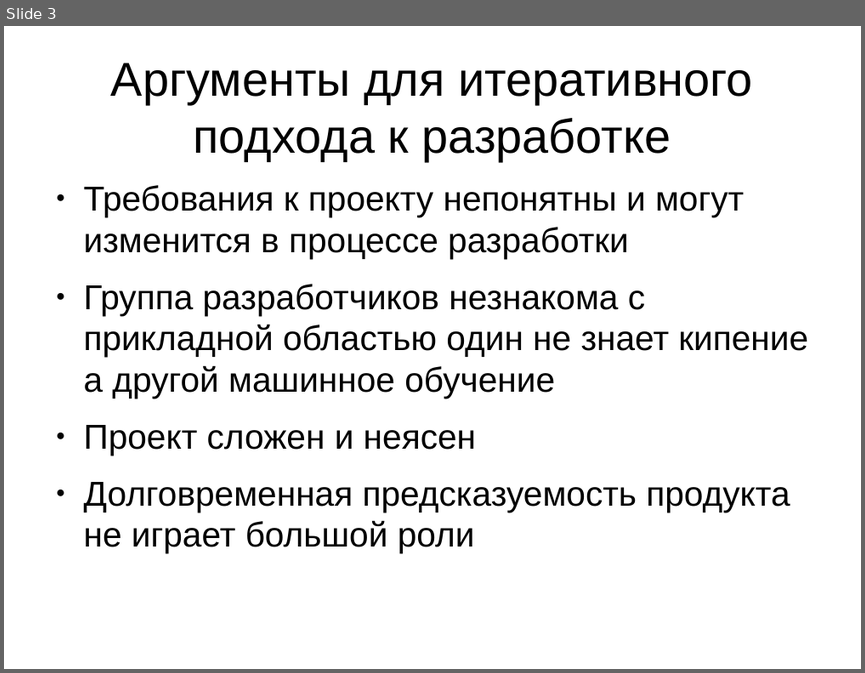
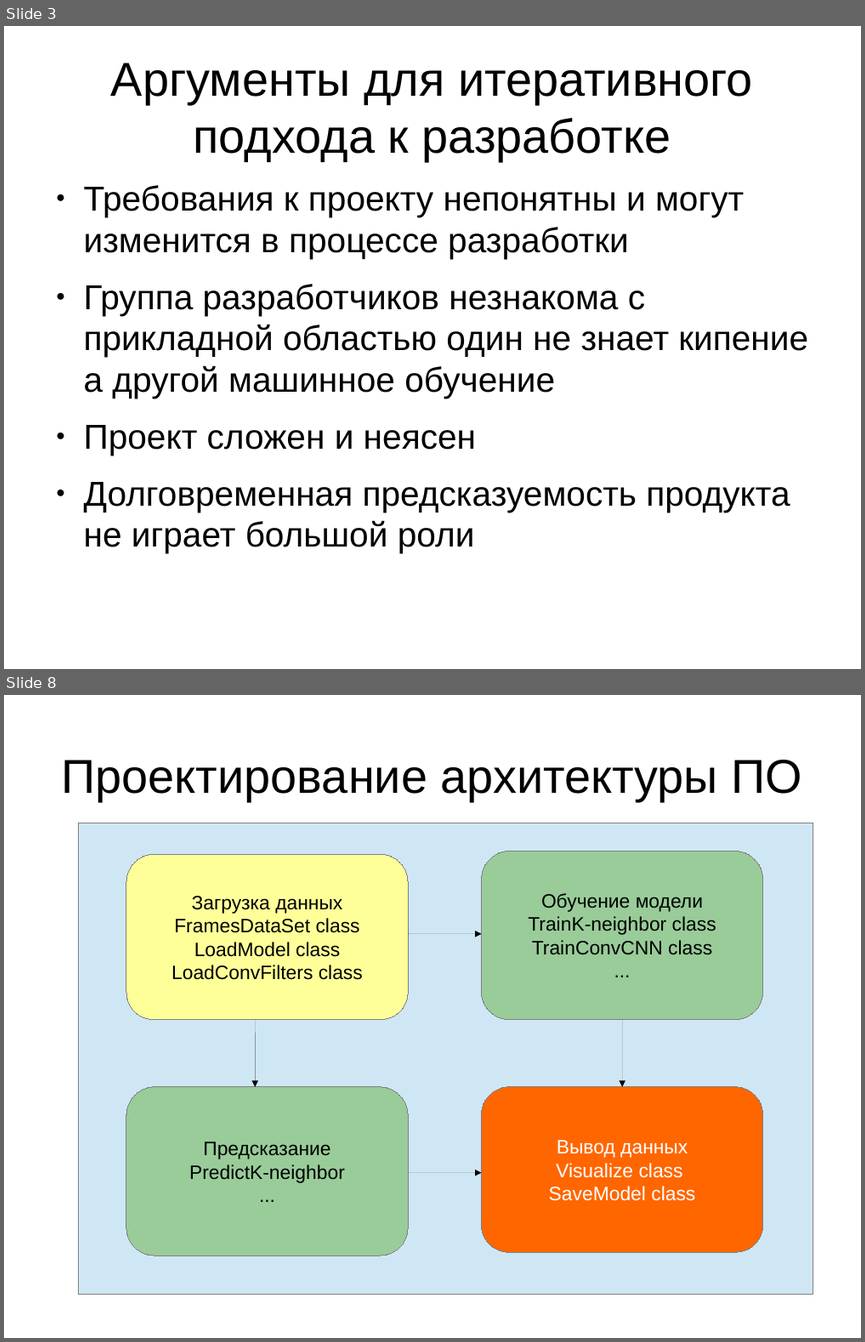
Before and after one commit to Lavrikov/Boiler, a slide deck: Проект разработки.odp. Shown one above the other, each under a label of ours: slide 3 before the commit, slides 3 and 8 after it; the slides between them are not shown. The pictures are 865x673 and 865x1342 pixels, drawn with LibreOffice and Linux fonts; fonts in the diff are those of the drawing. Boxes give left, top, right and bottom in pixels: in the first picture for what was removed or moved away, otherwise in the second. Text is boxed around its words. In the diff, an @@ line names an element or a change of style, - is before the commit and + after.

```diff
--- a/Проект разработки.odp
+++ b/Проект разработки.odp
@@ slide 8 added at box(4, 695, 861, 1338), background #FFFFFF @@
@@ title added at box(62, 760, 802, 801), 44 pt, text #000000 @@
+Проектирование архитектуры ПО
@@ rectangle added at box(79, 823, 813, 1294), fill #CFE7F5, outline #808080 0 pt @@
@@ rounded rectangle added at box(126, 855, 408, 1020), fill #FFFF99, outline #808080 0 pt, 18 pt, text #000000 @@
+Загрузка данных
+FramesDataSet class
+LoadModel class
+LoadConvFilters class
@@ rounded rectangle added at box(482, 851, 763, 1020), fill #99CC99, outline #808080 0 pt, 18 pt, text #000000 @@
+Обучение модели
+TrainK-neighbor class
+TrainConvCNN class
+...
@@ arrow added from (409, 934) to (482, 934), #000000 0 pt @@
@@ arrow added from (255, 1019) to (255, 1087), #000000 0 pt @@
@@ arrow added from (622, 1019) to (622, 1087), #000000 0 pt @@
@@ rounded rectangle added at box(126, 1087, 408, 1255), fill #99CC99, outline #808080 0 pt, 18 pt, text #000000 @@
+Предсказание
+PredictK-neighbor
+...
@@ rounded rectangle added at box(482, 1087, 763, 1253), fill #FF6600, outline #808080 0 pt, 18 pt, text #FFFFFF @@
+Вывод данных
+Visualize class
+SaveModel class
@@ arrow added from (409, 1173) to (482, 1173), #000000 0 pt @@
```
Also in this commit, not shown: 2 slides changed, 2 other slides added, 1 slide removed, 1 other file.
